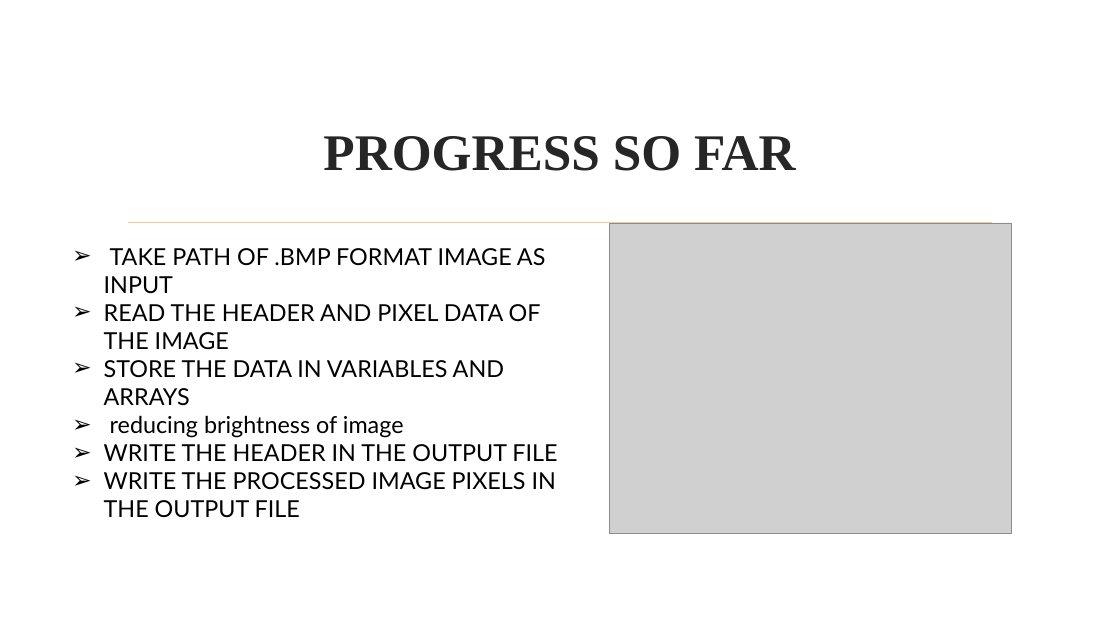
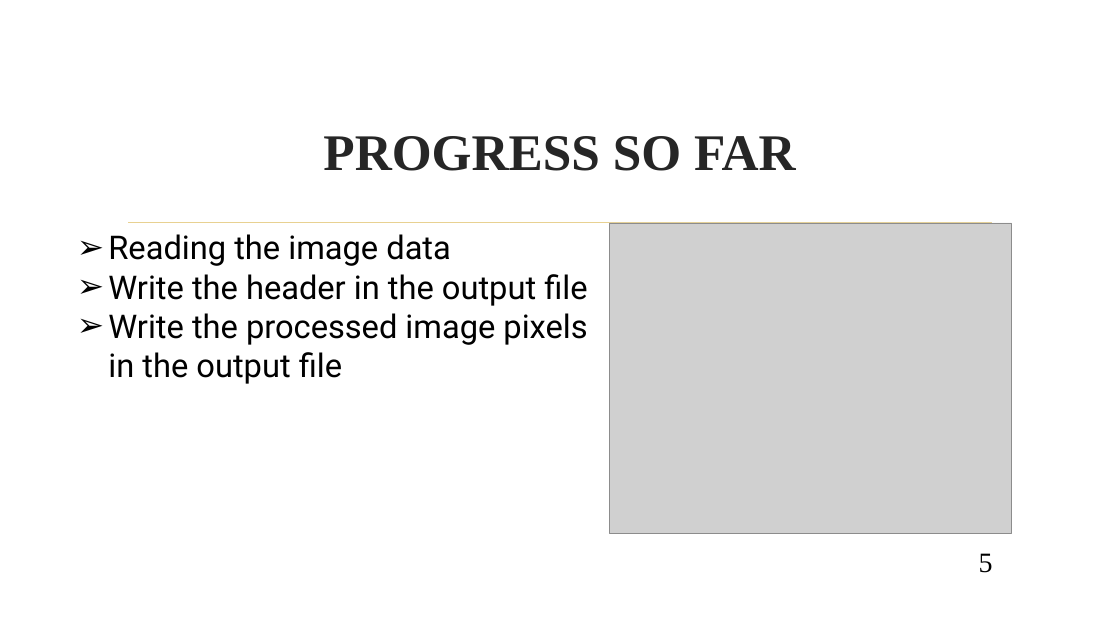
Before and after one commit to jsureka/ImageX, a slide deck: slide 5 of SOFTWARE PROJECT LAB -1.pptx. Drawn at 1120x630 pixels with LibreOffice and Linux fonts; fonts in the diff are those of the drawing; grey boxes stand for pictures; background and template pictures are left out. Boxes give left, top, right and bottom in pixels: in the first picture for what was removed or moved away, otherwise in the second. Text is boxed around its words. In the diff, an @@ line names an element or a change of style, - is before the commit and + after.

```diff
--- a/SOFTWARE PROJECT LAB -1.pptx
+++ b/SOFTWARE PROJECT LAB -1.pptx
@@ text at (108, 234, 587, 384): text changed; size 20 to 28 pt; font Lato to Roboto @@
-➢ TAKE PATH OF .BMP FORMAT IMAGE AS INPUT
-➢ READ THE HEADER AND PIXEL DATA OF THE IMAGE
-➢ STORE THE DATA IN VARIABLES AND ARRAYS
-➢ reducing brightness of image
-➢ WRITE THE HEADER IN THE OUTPUT FILE
-➢ WRITE THE PROCESSED IMAGE PIXELS IN THE OUTPUT FILE
+➢ Reading the image data
+➢ Write the header in the output file
+➢ Write the processed image pixels in the output file
@@ page number added at (979, 553, 993, 573), 24 pt, text #000000 @@
+5
```
Also in this commit, not shown: 10 other slides changed, 10 other files.
